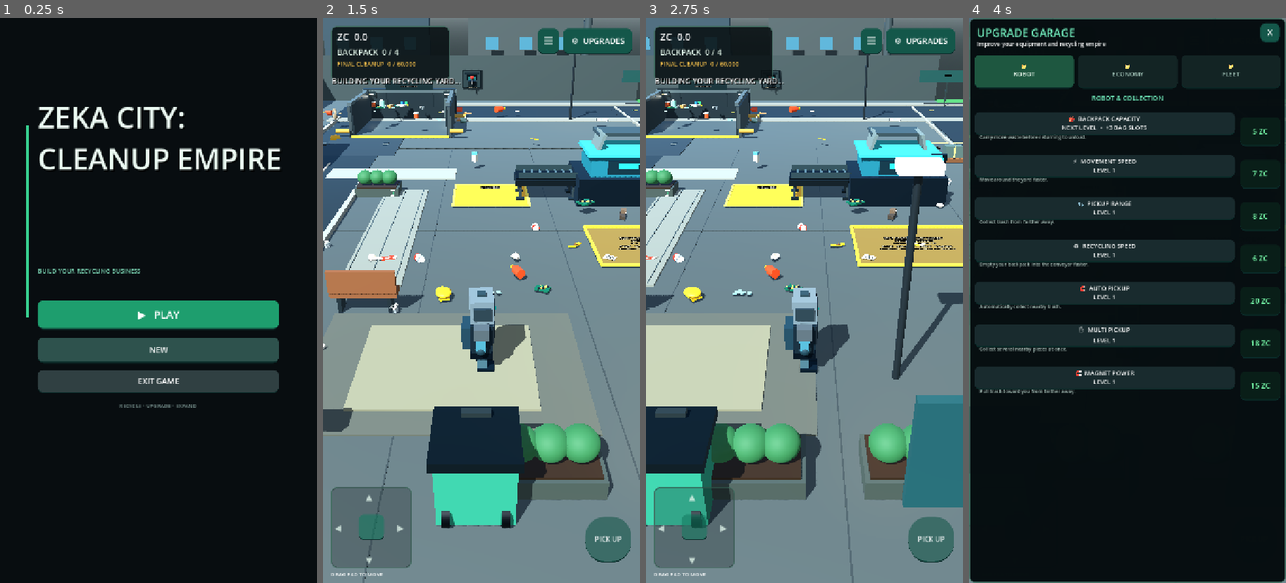
Above: before the commit, frames 1-4 (left to right).
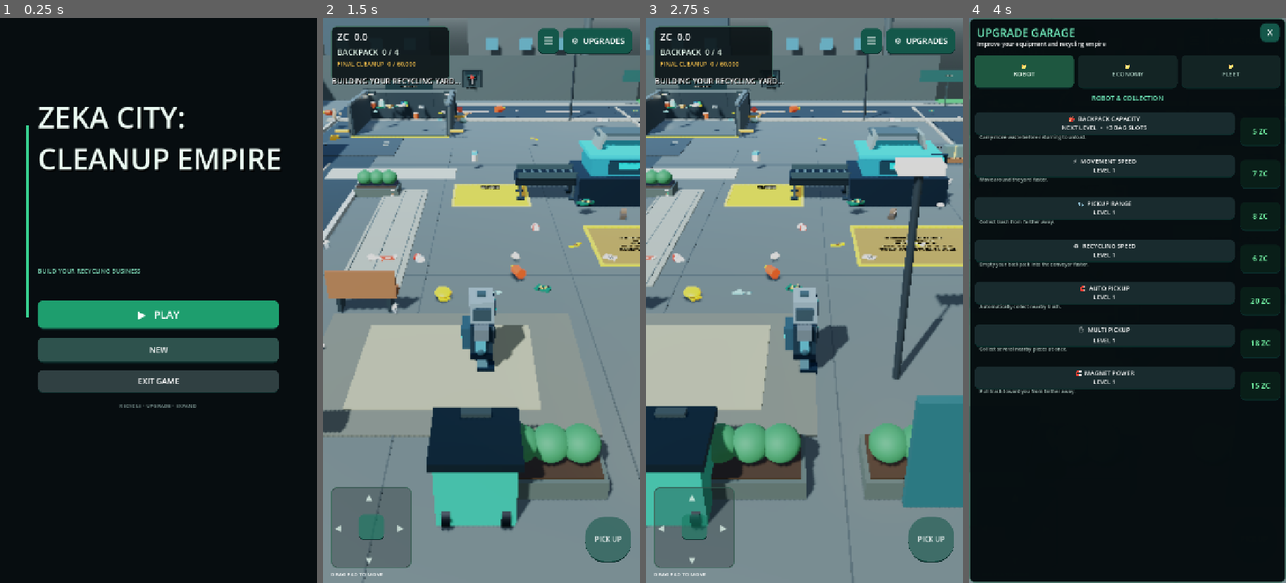
Above: after the commit, the same moments.

Repository: zekainstabot/trash-empire
Game: Godot game, scene res://Scenes/Main.tscn
Two runs of this game, one before a commit and one after it. Both use one fixed random seed, a clock stepped at 60 frames per second and the inputs below.
Inputs (mouse positions are in pixels of both pictures, inside the frame that each line leads up to):
- Up to frame 1 (0.25 s): no input
- Up to frame 2 (1.5 s): click "▶ PLAY" at 0.5 s; move the mouse to (551, 272) at 1.27 s; hold D (move_right) from 1.28 s (still down); click (551, 272) at 1.42 s
- Up to frame 3 (2.75 s): release D (move_right) at 2 s; drag from (741, 328) to (788, 413) at 2.02 s
- Up to frame 4 (4 s): click "PICK UP" at 2.75 s; click "⚙ UPGRADES" at 3.5 s

The runs differ from the first frame. In frame 2, 19% of the frame differs, in the area x 0-100%, y 0-100%; in frame 3, 15%; in frame 4, less than 0.1%.

Commit message:
Lower mobile rendering cost for low-end devices

Diff:
--- a/project.godot
+++ b/project.godot
@@ -17,6 +17,10 @@
 [rendering]
 renderer/rendering_method="gl_compatibility"
 renderer/rendering_method.mobile="gl_compatibility"
+scaling_3d/scale=0.85
+anti_aliasing/quality/msaa_3d=0
+lights_and_shadows/directional_shadow/size=1024
+lights_and_shadows/positional_shadow/atlas_size=1024
 textures/vram_compression/import_etc2_astc=true
 textures/default_filters/use_nearest_mipmap_filter=false
 environment/defaults/default_clear_color=Color(0.12, 0.16, 0.18, 1)
